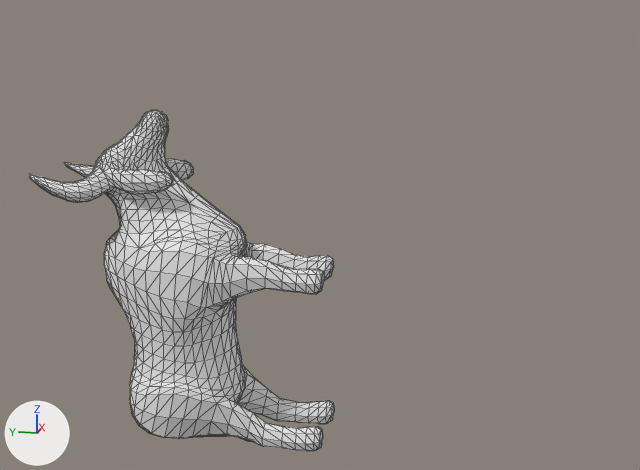
The glTF model Grazer/Assets/Models/Cow/grazerCow.gltf: old version first, new version second.
Before and after are seen from a 50 mm lens placed at (-5.22, -0.89, 1.53), pointed at (0.03, 0.16, 0.22). Lighting does not change. The marker at lower left points along +X, +Y and +Z. Mesh edges are drawn as thin lines. Vertices at the same position are counted once.

Objects in the first picture: 'Cow'.
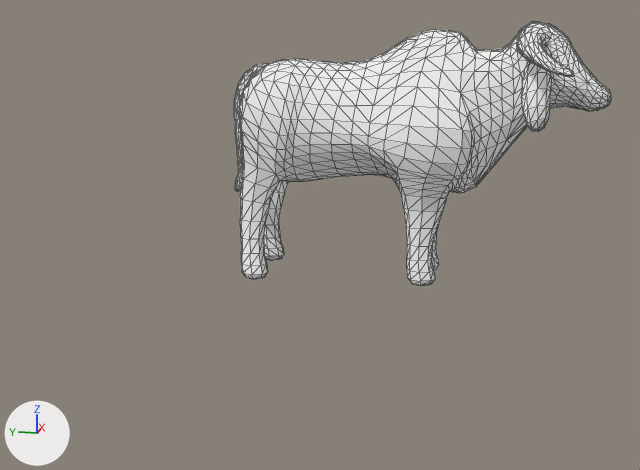
Diff of the bpy script that builds the scene:
```diff
--- a/Grazer/Assets/Models/Cow/grazerCow.gltf.py
+++ b/Grazer/Assets/Models/Cow/grazerCow.gltf.py
@@ mat_cowbase @@
+mat_cowbase = principled_material('cowBase')
+mat_cowbase.base_color = (1.0, 1.0, 1.0)  # white #ffffff
+mat_cowbase.metallic = 1.0
+mat_cowbase.roughness = 1.0
@@ me_cube_003 @@
 # used by ob_cow; location = (0.0, 0.11, -0.523); rotation_euler = (-1.571, 0.0, 0.0), in degrees (-90, 0, 0)
-me_cube_003.from_pydata(...)  # 1594 vertices, 3184 faces; spans x -0.39..0.39, y -1.5..0.69, z -0.01..1.84
+me_cube_003.from_pydata(...)  # 1594 vertices, 3184 faces; spans x -0.5..0.5, y -1.5..0.7, z -0.01..1.51
+# me_cube_003 part 1: 267 of 1594 vertices moved; they spanned x -0.39..0.39, y 0.01..0.69, z 0.36..1.23 and now span x -0.39..0.39, y 0.01..0.7, z 0.35..1.23; mean shift (0.0, 0.03, 0.0); largest move (-0.37, 0.23, 0.81) -> (-0.37, 0.34, 0.81)
+# me_cube_003 part 2: 192 of 1594 vertices moved; they spanned x -0.33..0.33, y -1.12..-0.95, z 1.32..1.84 and now span x -0.5..0.5, y -1.25..-0.97, z 1.24..1.51; mean shift (0.0, -0.05, -0.2); largest move (0.25, -1.09, 1.84) -> (0.48, -1.25, 1.24)
+# me_cube_003 part 3: 163 of 1594 vertices moved; they spanned x -0.27..0.27, y -0.68..-0.37, z -0.01..0.59 and now span x -0.27..0.27, y -0.68..-0.36, z -0.01..0.59; mean shift (0.0, 0.02, 0.0); largest move (-0.15, -0.44, 0.35) -> (-0.15, -0.38, 0.35)
+me_cube_003.materials.append(mat_cowbase)  # white #ffffff
@@ ob_cow @@
 ob_cow = bpy.data.objects.new('Cow', me_cube_003)
-ob_cow.location = (0.0, 0.11, -0.523)
-ob_cow.rotation_euler = (-1.571, 0.0, 0.0)  # degrees (-90, 0, 0)
+ob_cow.location = (0.0, 0.0, 0.0)
```

Boxes [x1, y1, x2, y2] around the edits, measured in the pictures (640 x 470 px; the box of a moved part takes in the faces that stretch with it):
'Cow', recoloured, reshaped, moved, turned: before [29, 110, 334, 451]; after [234, 21, 611, 286]
part 1 of me_cube_003, moved or reshaped: before [130, 342, 297, 448]; after [235, 66, 353, 239]
part 2 of me_cube_003, moved or reshaped: before [29, 163, 120, 203]; after [511, 22, 574, 76]
part 3 of me_cube_003, moved or reshaped: before [220, 235, 334, 309]; after [399, 187, 464, 286]
